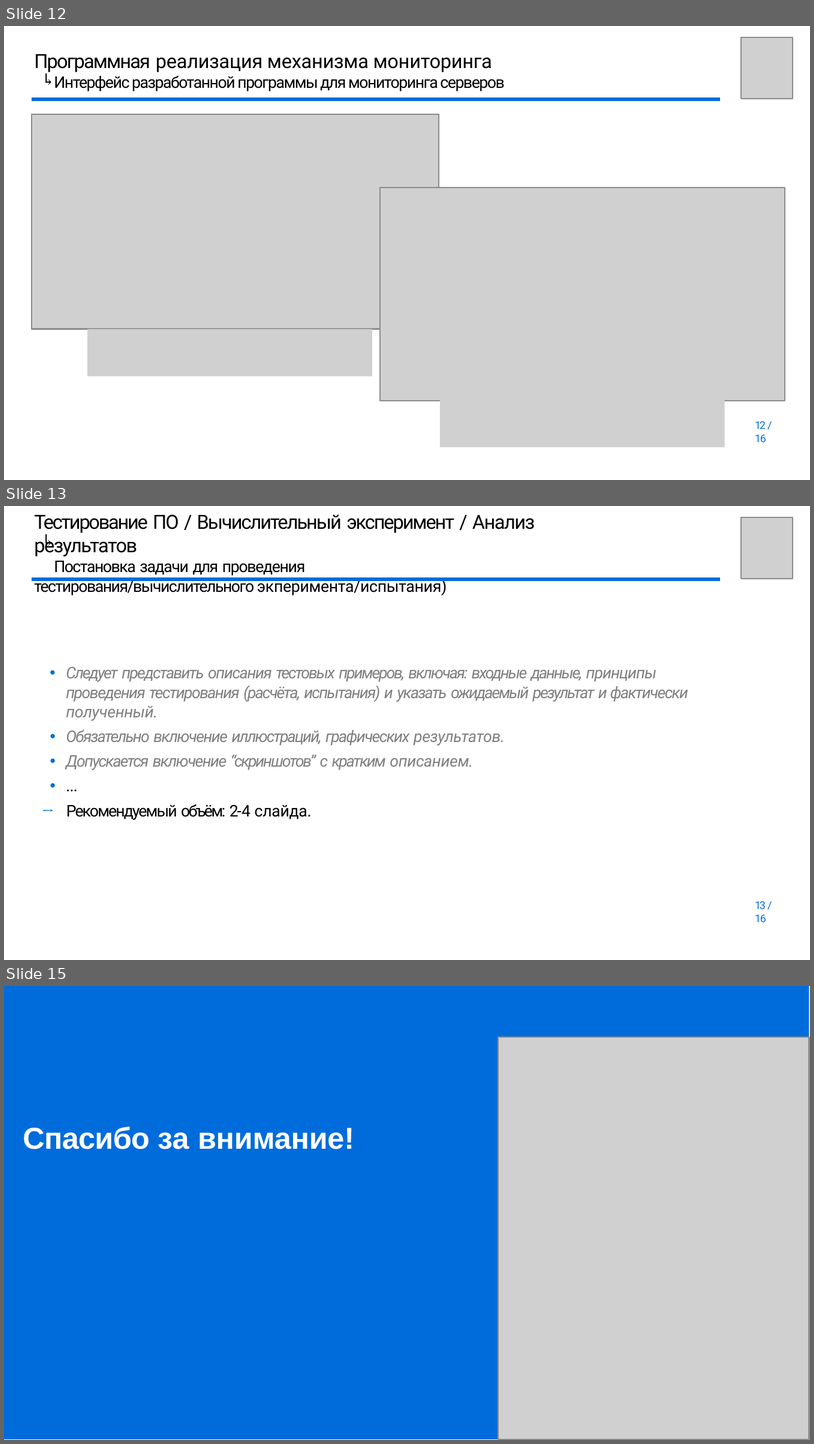
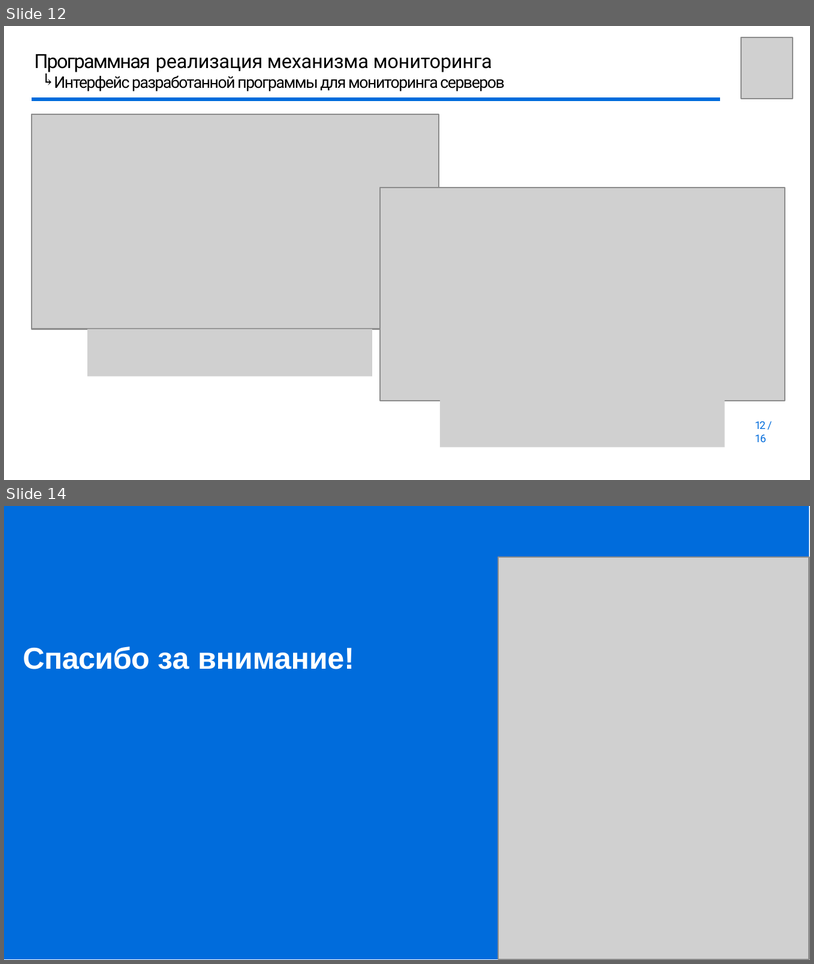
Before and after one commit to youngB0rrov/bmstu_doc, a slide deck: Master/Diploma/presentation/Презентация.pptx. Shown one above the other, each under a label of ours: slides 12, 13 and 15 before the commit, slides 12 and 14 after it; the slides between them are not shown. The pictures are 814x1444 and 814x964 pixels, drawn with LibreOffice and Linux fonts; fonts in the diff are those of the drawing; grey boxes stand for pictures; background and template pictures are left out. Boxes give left, top, right and bottom in pixels: in the first picture for what was removed or moved away, otherwise in the second. Text is boxed around its words. In the diff, an @@ line names an element or a change of style, - is before the commit and + after.

```diff
--- a/Master/Diploma/presentation/Презентация.pptx
+++ b/Master/Diploma/presentation/Презентация.pptx
@@ slide 13 removed at (4,506,810,960), background #FFFFFF @@
@@ title removed at (34,514,535,595) @@
-Тестирование ПО / Вычислительный эксперимент / Анализ результатов
-Постановка задачи для проведения тестирования/вычислительного экперимента/испытания)
@@ picture removed at (741,517,792,579) @@
@@ text removed at (37,530,55,546) @@
-↰
@@ freeform shape removed at (32,579,720,579) @@
@@ text removed at (66,667,689,820) @@
-• Следует представить описания тестовых примеров, включая: входные данные, принципы проведения тестирования (расчёта, испытания) и указать ожидаемый результат и фактически полученный.
-• Обязательно включение иллюстраций, графических результатов.
-• Допускается включение “скриншотов” с кратким описанием.
-• ...
-→ Рекомендуемый объём: 2-4 cлайда.
@@ page number removed at (755,901,767,922) @@
-13 / 16
@@ what was slide 15 is now slide 14 @@
```
Also in this commit, not shown: 6 slides changed, 2 slides added, 2 other slides removed, 1 other file.
